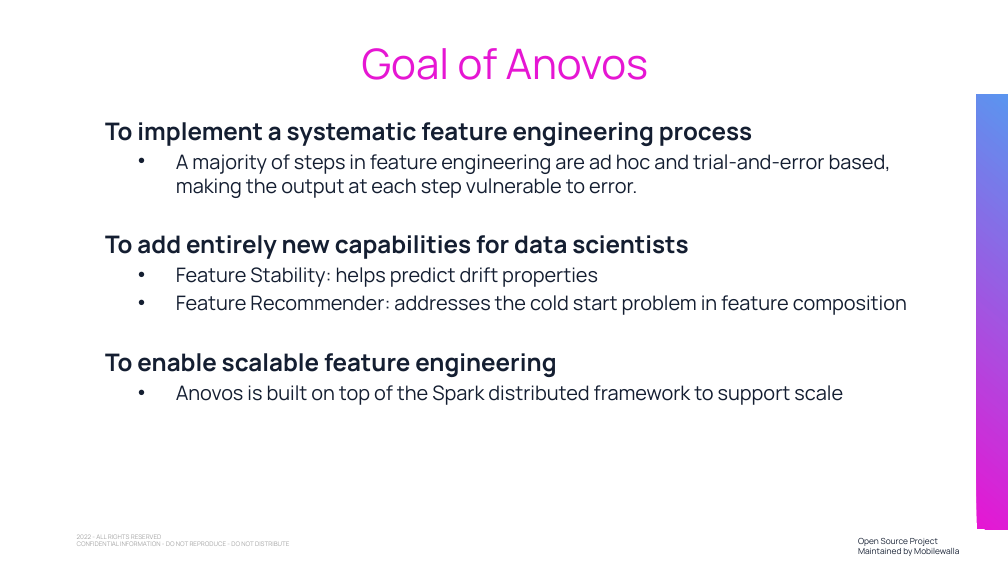
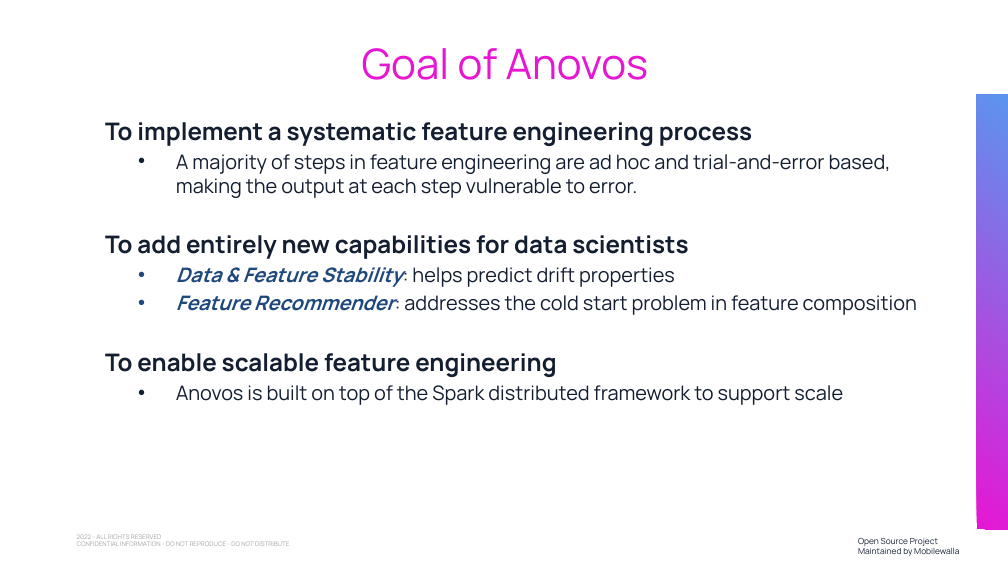
Before and after one commit to anovos/anovos, a slide deck: slide 3 of tutorial/use_case_demo/assets/Anovos Use Case Presentation.pptx. Drawn at 1008x567 pixels with LibreOffice and Linux fonts; fonts in the diff are those of the drawing; background and template pictures are left out. Boxes give left, top, right and bottom in pixels: in the first picture for what was removed or moved away, otherwise in the second. Text is boxed around its words. In the diff, an @@ line names an element or a change of style, - is before the commit and + after.

```diff
--- a/tutorial/use_case_demo/assets/Anovos Use Case Presentation.pptx
+++ b/tutorial/use_case_demo/assets/Anovos Use Case Presentation.pptx
@@ text at bbox=[176, 267, 675, 287]: text changed @@
-    • Feature Stability: helps predict drift properties
+    • Data & Feature Stability: helps predict drift properties
@@ text at bbox=[176, 295, 917, 315]: text colour #141E31 to #1F497D, bold on, italic on in "Feature Recommender:" @@
```
Also in this commit, not shown: 2 other slides changed, 10 other files.
